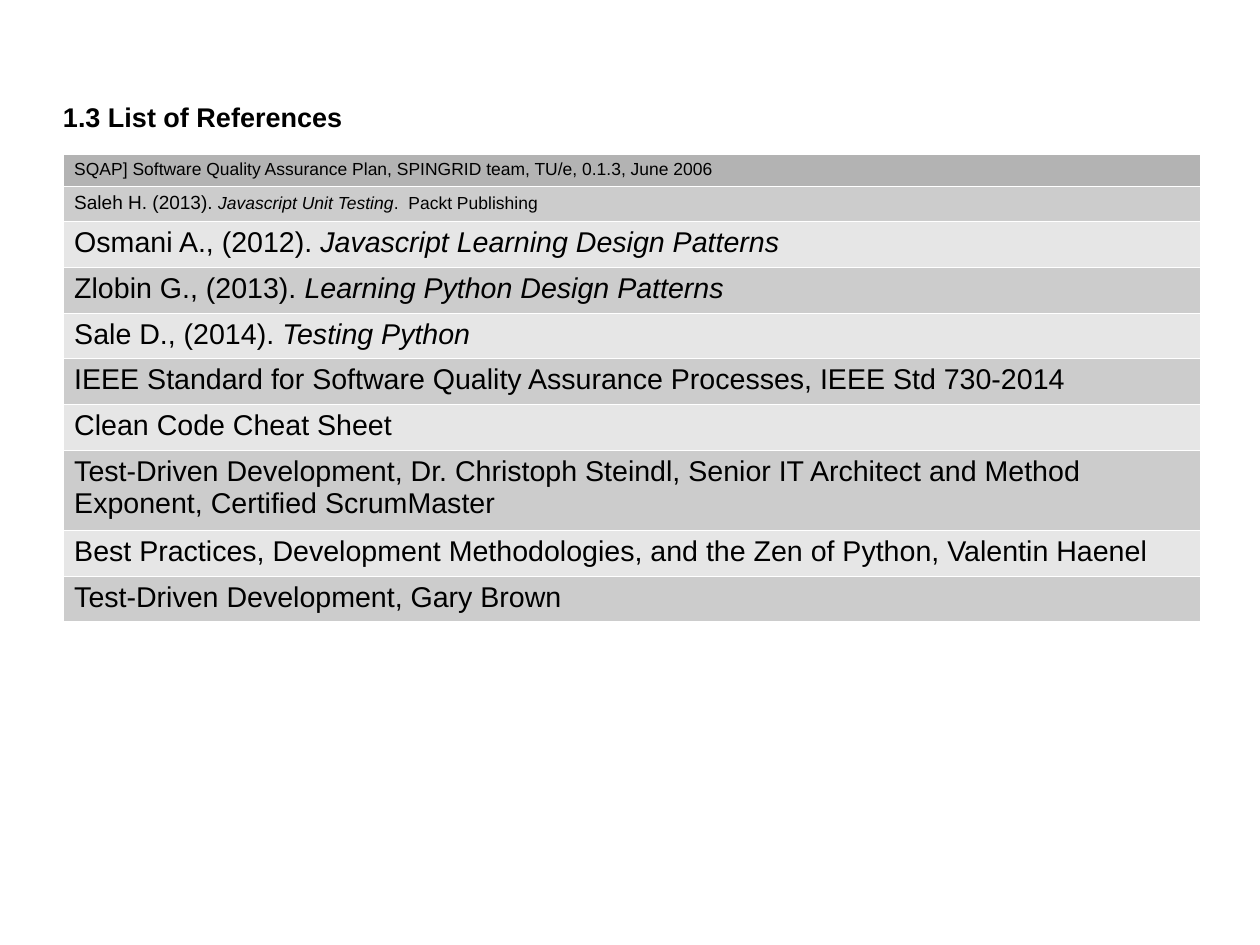
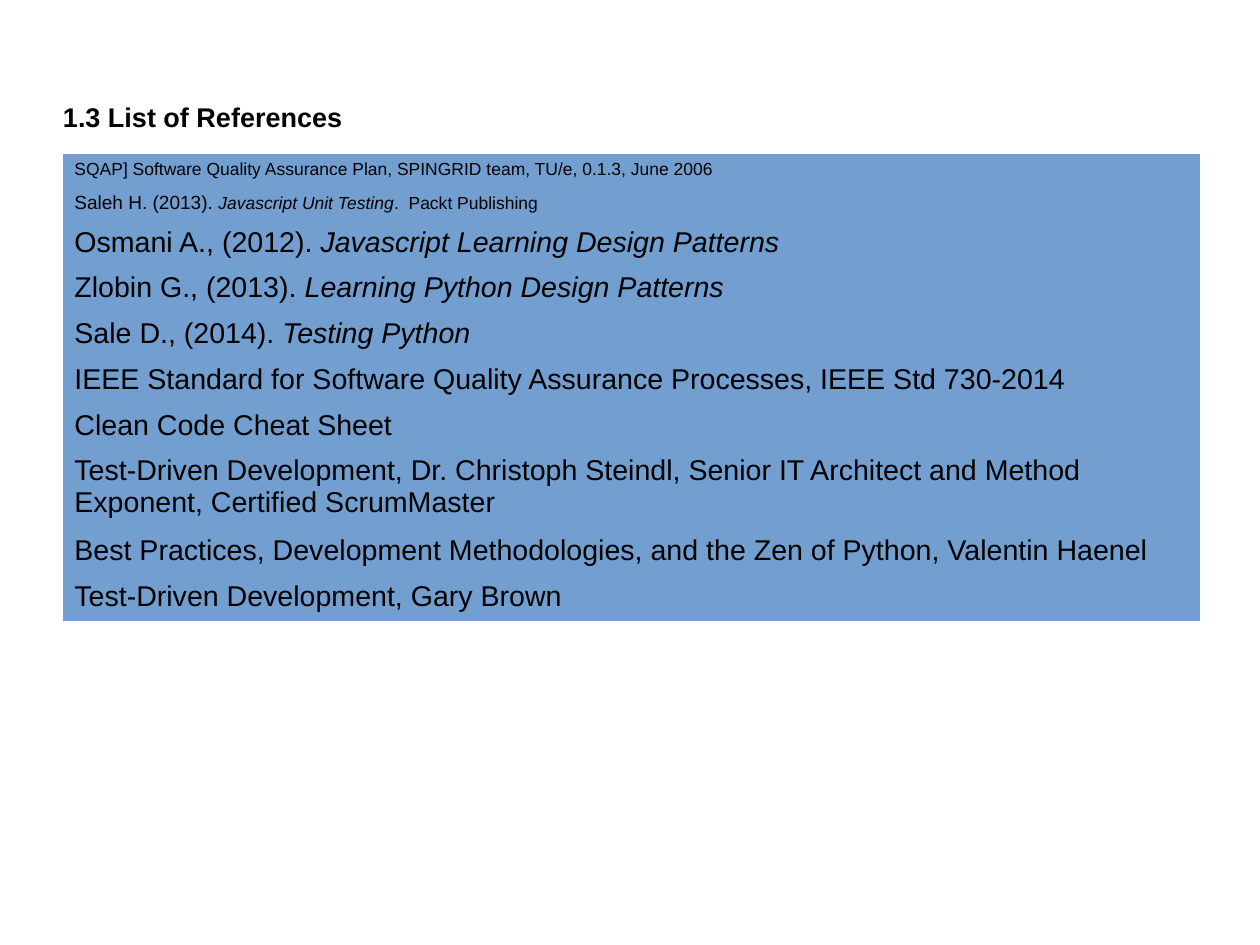
Before and after one commit to catherinemaglasang/e-store-by-scorpio, a slide deck: slide 7 of Presentation/SQAP.odp. Drawn at 1260x945 pixels with LibreOffice and Linux fonts; fonts in the diff are those of the drawing. Boxes give left, top, right and bottom in pixels: in the first picture for what was removed or moved away, otherwise in the second. Text is boxed around its words. In the diff, an @@ line names an element or a change of style, - is before the commit and + after.

```diff
--- a/Presentation/SQAP.odp
+++ b/Presentation/SQAP.odp
@@ table at [63,153,1201,621] @@
@@ fill #B3B3B3 to #729FCF in row 1, column 1 @@
@@ fill #CCCCCC to #729FCF in 5 cells @@
@@ fill #E6E6E6 to #729FCF in 4 cells @@
@@ borders changed @@
```
Also in this commit, not shown: 6 other slides changed, 4 slides added, 1 other file.
